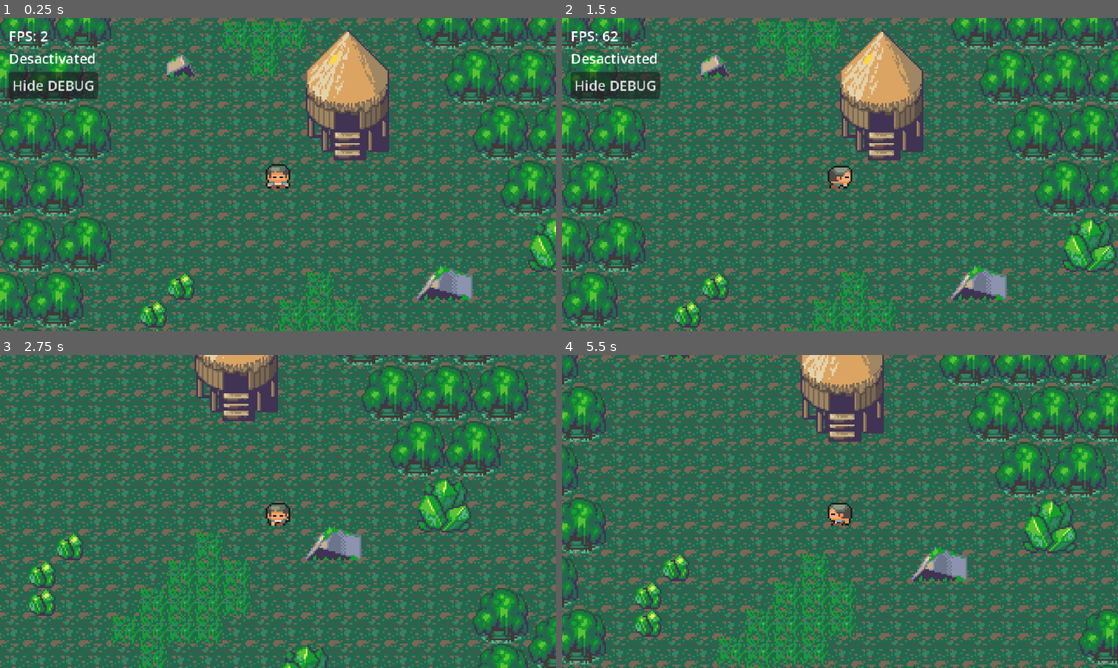
Above: before the commit, frames 1-4 (two rows, left to right).
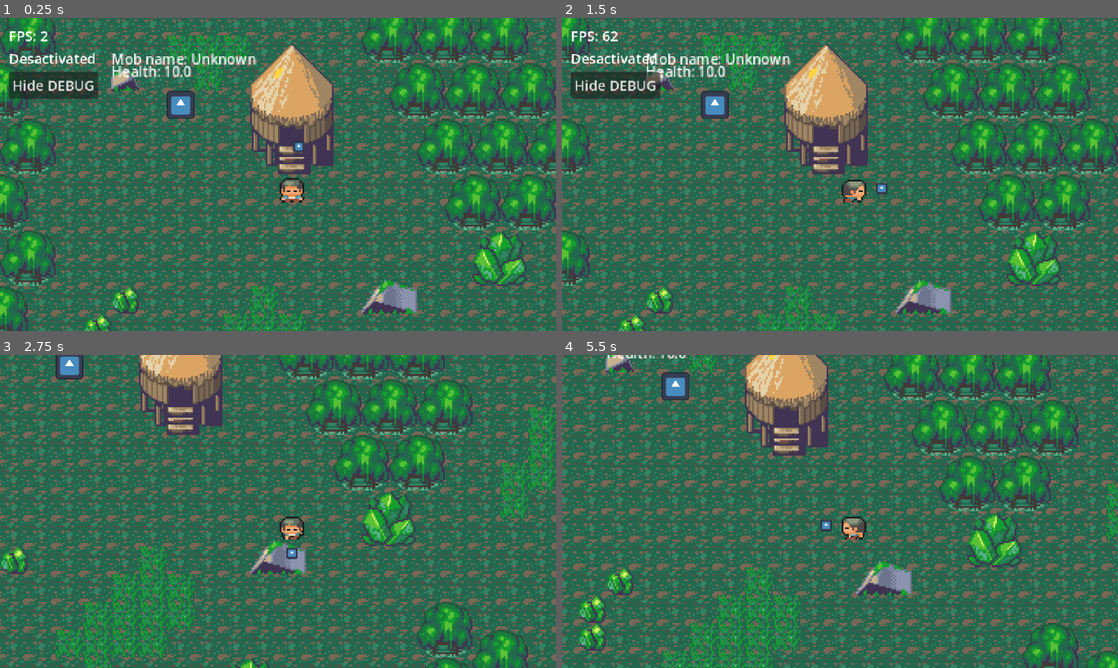
Above: after the commit, the same moments.

Repository: Shayan-Bidelogne/Pi_RPG_Discord
Game: Godot game, scene res://src/maps/overworld.tscn
The game is run twice, just before and just after one commit, with the same random seed, the same clock (stepped at 60 frames per second) and the same inputs. The engine's default icon, where the game draws it, is replaced by a stand-in: a white triangle on a blue panel in a dark square.
Inputs:
- Up to frame 1 (0.25 s): no input
- Up to frame 2 (1.5 s): click "Hide DEBUG" at 0.5 s; tap Enter at 1.25 s; hold Right (ui_right) from 1.28 s (still down); tap U at 1.35 s
- Up to frame 3 (2.75 s): release Right (ui_right) at 2.03 s; hold Down (ui_down) from 2.03 s (still down); tap U at 2.1 s
- Up to frame 4 (5.5 s): release Down (ui_down) at 2.78 s; hold Right (ui_right) 2.78-3.53 s; tap U every 0.75 s from 2.85 to 5.1 s; hold Up (ui_up) 3.53-4.28 s; tap Space at 4.25 s; hold Left (ui_left) from 4.28 s (still down)

The runs differ from the first frame. In frame 1, 60% of the frame differs, in the area x 0-100%, y 0-100%; in frame 2, 60%; in frame 3, 57%; in frame 4, 59%.

Commit message:
Prepare mobs and rework player movement

Diff:
--- a/PiRPG/src/maps/overworld.tscn
+++ b/PiRPG/src/maps/overworld.tscn
@@ -1,10 +1,11 @@
-[gd_scene load_steps=8 format=4 uid="uid://d2ladwemgvwhy"]
+[gd_scene load_steps=9 format=4 uid="uid://d2ladwemgvwhy"]
 
 [ext_resource type="Script" uid="uid://i1xsmj3dw42s" path="res://src/maps/map.gd" id="1_3pkei"]
 [ext_resource type="Texture2D" uid="uid://dof7qmco2n6j6" path="res://assets/sprites/environment/tilesets/tileset_kscav.png" id="3_hfqwy"]
 [ext_resource type="PackedScene" uid="uid://bxbbu2a4pgk10" path="res://src/player/player.tscn" id="4_lqb4u"]
 [ext_resource type="PackedScene" uid="uid://bgqb3yiarx0wk" path="res://src/system/ui/hud.tscn" id="5_3pkei"]
 [ext_resource type="Script" uid="uid://bva6fcv3l2j8r" path="res://src/system/camera/camera.gd" id="5_q76ag"]
+[ext_resource type="PackedScene" uid="uid://bee61jec5doox" path="res://src/mobs/mob.tscn" id="6_s5mk2"]
 
 [sub_resource type="TileSetAtlasSource" id="TileSetAtlasSource_lx7qf"]
 texture = ExtResource("3_hfqwy")
@@ -738,10 +739,13 @@
 tile_set = SubResource("TileSet_ksrkb")
 
 [node name="Player" parent="." instance=ExtResource("4_lqb4u")]
-position = Vector2(158.8, 104.266)
+position = Vector2(192, 96)
 
 [node name="Camera2D" type="Camera2D" parent="Player"]
 zoom = Vector2(2, 2)
 script = ExtResource("5_q76ag")
 
 [node name="HUD" parent="." instance=ExtResource("5_3pkei")]
+
+[node name="Mob" parent="." instance=ExtResource("6_s5mk2")]
+position = Vector2(128, 48)
--- /dev/null
+++ b/PiRPG/src/mobs/mob.gd
@@ -0,0 +1,11 @@
+class_name Mob
+extends CharacterBody2D
+
+
+@export var stats: Dictionary = {
+	"health": 10.0
+}
+
+
+func _ready() -> void:
+	position = position.snappedf(Global.TILE_SIZE)
--- /dev/null
+++ b/PiRPG/src/mobs/mob.tscn
@@ -0,0 +1,30 @@
+[gd_scene load_steps=4 format=3 uid="uid://bee61jec5doox"]
+
+[ext_resource type="Script" uid="uid://btlcdvusvars8" path="res://src/mobs/mob.gd" id="1_7o3l0"]
+[ext_resource type="Texture2D" uid="uid://cxv8n47fwodam" path="res://icon.svg" id="2_jopy2"]
+
+[sub_resource type="RectangleShape2D" id="RectangleShape2D_jopy2"]
+size = Vector2(16, 16)
+
+[node name="Mob" type="CharacterBody2D"]
+script = ExtResource("1_7o3l0")
+
+[node name="MobSprite" type="Sprite2D" parent="."]
+position = Vector2(0, 2.38419e-07)
+scale = Vector2(0.125, 0.125)
+texture = ExtResource("2_jopy2")
+centered = false
+
+[node name="MobInfoLabel" type="Label" parent="."]
+offset_left = -32.0
+offset_top = -24.0
+offset_right = 51.0
+offset_bottom = -4.0
+theme_override_constants/line_spacing = -4
+theme_override_font_sizes/font_size = 8
+text = "Mob name: Unknown
+Health: 10.0"
+
+[node name="CollisionShape2D" type="CollisionShape2D" parent="."]
+position = Vector2(8, 8)
+shape = SubResource("RectangleShape2D_jopy2")
--- a/PiRPG/src/player/player.gd
+++ b/PiRPG/src/player/player.gd
@@ -28,7 +28,7 @@
 	# Default animation
 	play_anim("idle_", Vector2.DOWN)
 	# Snap base position to grid.
-	position = position.snappedf(Global.TILE_SIZE * 0.5)
+	position = position.snappedf(Global.TILE_SIZE)
 
 
 func _physics_process(_delta: float) -> void:
@@ -74,14 +74,20 @@
 
 
 func try_move(direction: Vector2) -> void:
-	var target: Vector2 = position + direction * Global.TILE_SIZE
+	var target: Vector2 = global_position + Vector2.ONE * (Global.TILE_SIZE * 0.5) + direction * Global.TILE_SIZE
 
+	# Debug purpose
+	$Icon.global_position = target
+
+	# Before we were using intersect_ray, don't hesitate to use it back if needed
+	#PhysicsPointQueryParameters2D.create(global_position, target, collision_mask, [self])
 	var space_state: PhysicsDirectSpaceState2D = get_world_2d().direct_space_state
-	var query: PhysicsRayQueryParameters2D = PhysicsRayQueryParameters2D.create(global_position, target, collision_mask, [self])
-	var result: Dictionary = space_state.intersect_ray(query)
+	var query: PhysicsPointQueryParameters2D = PhysicsPointQueryParameters2D.new()
+	query.position = target
 
+	var result: Array[Dictionary] = space_state.intersect_point(query)
 	if result.is_empty():
-		start_movement(target)
+		start_movement(global_position + direction * Global.TILE_SIZE)
 	else:
 		play_anim("idle_", direction)
 
--- a/PiRPG/src/player/player.tscn
+++ b/PiRPG/src/player/player.tscn
@@ -17,6 +17,7 @@
 [ext_resource type="Texture2D" uid="uid://ttaxcmqa7xbx" path="res://assets/sprites/player/ACharUp2.png" id="14_d74iv"]
 [ext_resource type="Texture2D" uid="uid://18u51fl5frwg" path="res://assets/sprites/player/ACharUp3.png" id="15_2iw0f"]
 [ext_resource type="Texture2D" uid="uid://dl2pfwtxvy1e0" path="res://assets/sprites/player/ACharUp4.png" id="16_ndm7g"]
+[ext_resource type="Texture2D" uid="uid://cxv8n47fwodam" path="res://icon.svg" id="18_oyld2"]
 
 [sub_resource type="SpriteFrames" id="SpriteFrames_boppf"]
 animations = [{
@@ -117,7 +118,14 @@
 
 [node name="AnimatedSprite2D" type="AnimatedSprite2D" parent="."]
 sprite_frames = SubResource("SpriteFrames_boppf")
-animation = &"idle_up"
+animation = &"idle_down"
+centered = false
 
 [node name="CollisionShape2D" type="CollisionShape2D" parent="."]
+position = Vector2(8, 8)
 shape = SubResource("RectangleShape2D_a6i1j")
+
+[node name="Icon" type="Sprite2D" parent="."]
+position = Vector2(12, -16)
+scale = Vector2(0.05, 0.05)
+texture = ExtResource("18_oyld2")
Not shown, added: PiRPG/src/mobs/mob.gd.uid
Not shown: 1 places in PiRPG/src/player/player.tscn that only renumber resources
